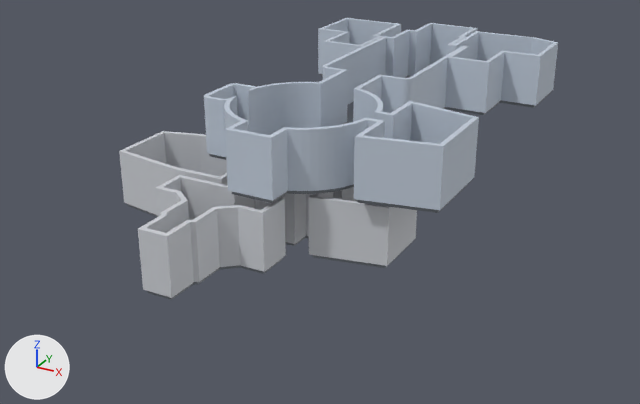
A saved change to the glTF model tools/trace/ship_defender_05/blender/defender_graybox_WIP_NOT_APPROVED.glb.
Before and after are seen from a 50 mm camera at (20.7, -56.1, 19.5) aimed at (-0.8, -16.9, 0.0). The lights are fixed; the arrows at lower left show +X, +Y and +Z. The first picture is the older version.

In view in the first picture: 'flight_floor', 'flight_walls', 'lower_walls' and 1 more.
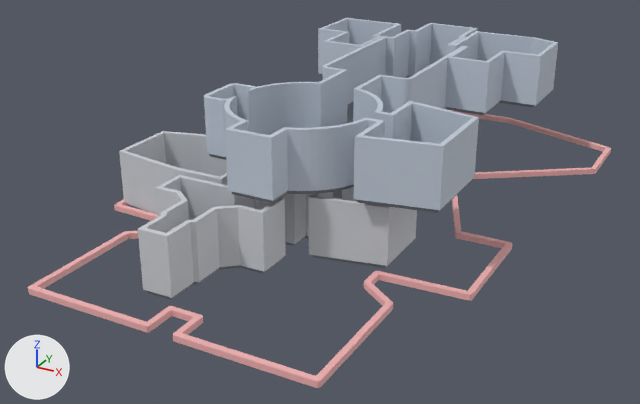
Where the change shows, as pixel boxes (x1, y1, x2, y2) in the pictures (640 x 404 px):
'hull_outline', added: after (28, 108, 611, 388)

Diff of the bpy script that builds the scene:
```diff
--- a/tools/trace/ship_defender_05/blender/defender_graybox_WIP_NOT_APPROVED.glb.py
+++ b/tools/trace/ship_defender_05/blender/defender_graybox_WIP_NOT_APPROVED.glb.py
@@ mat_hull_ref @@
+mat_hull_ref = principled_material('hull_ref')
+mat_hull_ref.base_color = (0.9, 0.45, 0.45)  # pink #f3b3b3
@@ me_hull_outline @@
+me_hull_outline.from_pydata(...)  # 784 vertices, 1568 faces; spans x -11.6..11.4, y -31.9..2.0, z -0.2..0.1
+me_hull_outline.materials.append(mat_hull_ref)  # pink #f3b3b3
@@ ob_hull_outline @@
+ob_hull_outline = bpy.data.objects.new('hull_outline', me_hull_outline)
+ob_hull_outline.location = (0.0, 0.0, 0.0)
```
